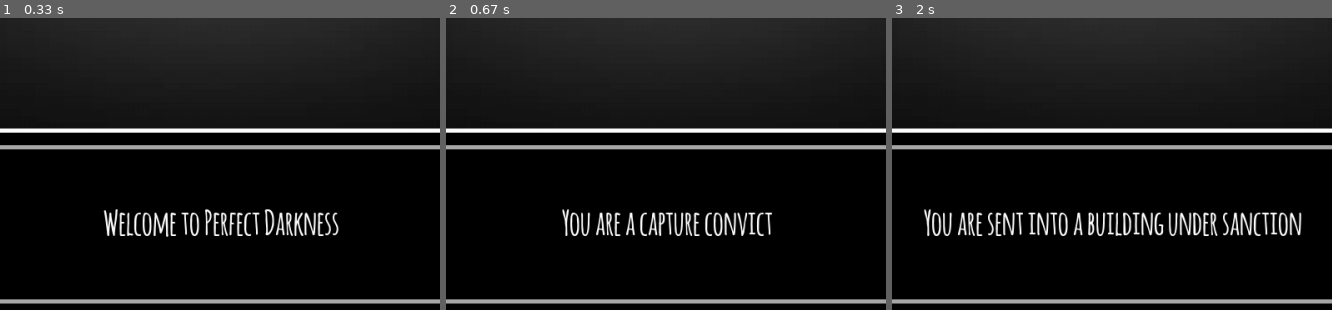
Above: before the commit, frames 1-3 (left to right).
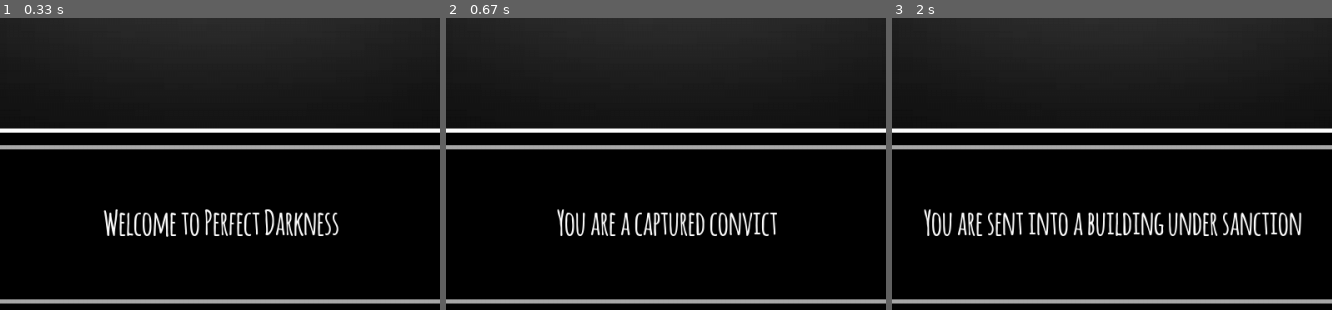
Above: after the commit, the same moments.

Repository: jwl0724/Perfect-Darkness
Game: pygame game, started from game.py
Same seed, same stepped clock (60 frames per second), same inputs: the game is played once before the commit and once after it.
Inputs:
- Up to frame 1 (0.33 s): no input
- Up to frame 2 (0.67 s): tap Enter at 0.33 s
- Up to frame 3 (2 s): tap Enter at 1.67 s
The pictures show only the part of the screen within x 25-75%, y 50-100%; the shares and areas given below are measured in that part.

Frame 1 is identical in both runs. In frame 2, 2.9% of the frame differs, in the area x 25-76%, y 65-75%; in frame 3, nothing differs.

Commit message:
fix grammar mistake

Diff:
--- a/constants.py
+++ b/constants.py
@@ -14,7 +14,7 @@
 
 intro_msg_list = (
     'Welcome to Perfect Darkness',
-    'You are a capture convict',
+    'You are a captured convict',
     'You are sent into a building under sanction',
     'You are tasked with eliminating a creature',
     'The foundation has not provided any assistance',
